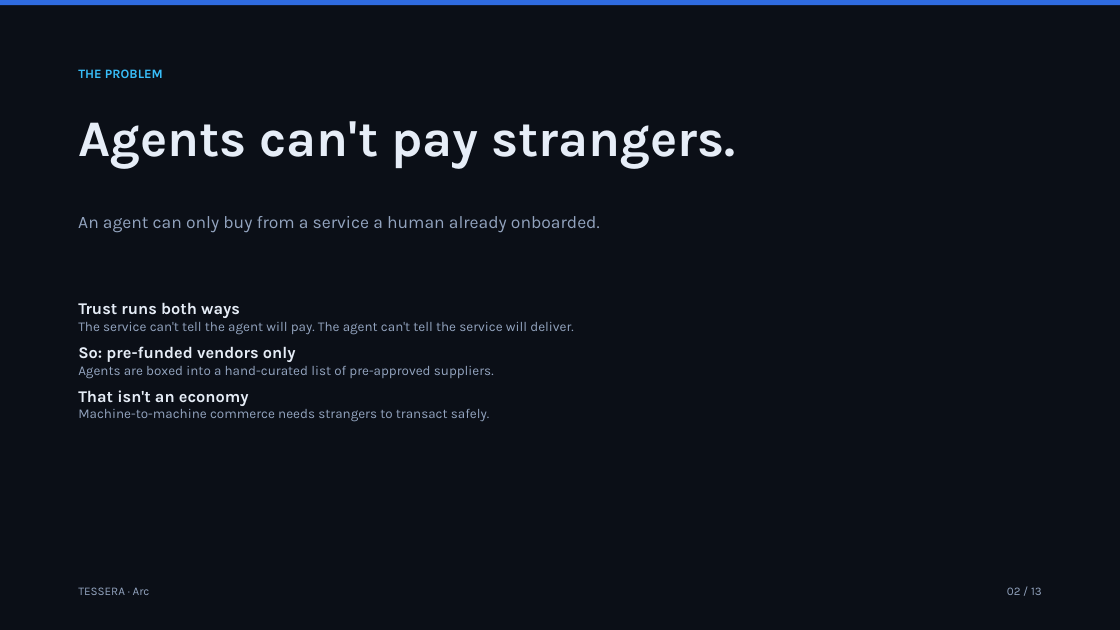
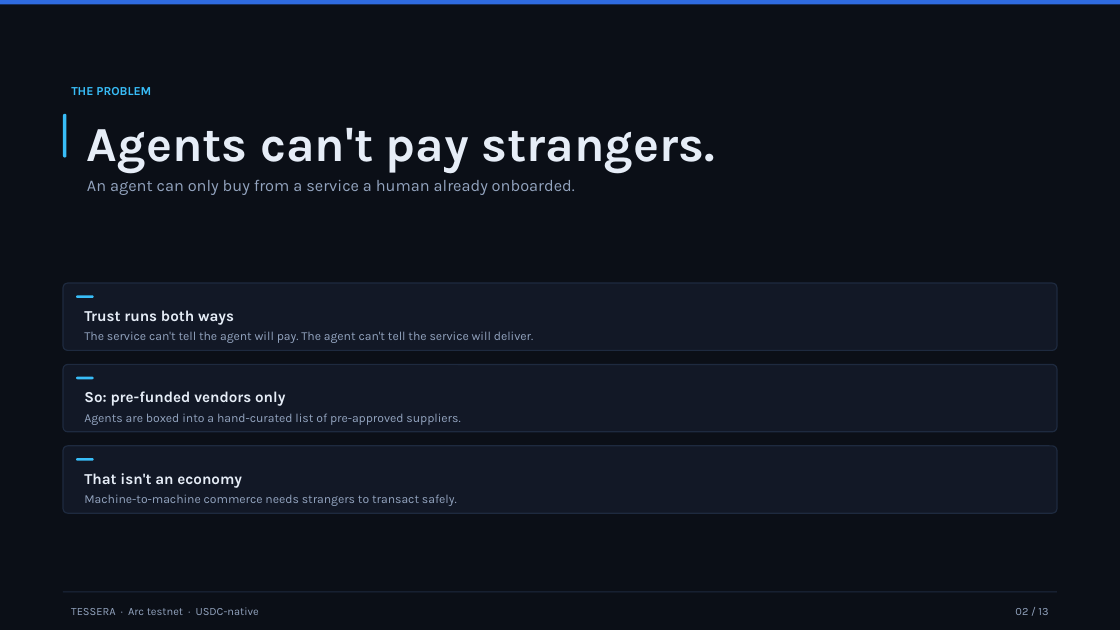
Before and after one commit to rgdtnhat/arc, a slide deck: slide 2 of docs/deck.pptx. Drawn at 1120x630 pixels with LibreOffice and Linux fonts; fonts in the diff are those of the drawing. Boxes give left, top, right and bottom in pixels: in the first picture for what was removed or moved away, otherwise in the second. Text is boxed around its words. In the diff, an @@ line names an element or a change of style, - is before the commit and + after.

```diff
--- a/docs/deck.pptx
+++ b/docs/deck.pptx
@@ text "THE PROBLEM": place and size @@
-text "THE PROBLEM" at <box>78,69,163,78</box>
+text "THE PROBLEM" at <box>71,87,151,95</box>
@@ text "THE PROBLEM" at <box>71,87,151,95</box>: size 11 to 10.5 pt @@
@@ rounded rectangle added at <box>63,113,66,157</box>, fill #38BDF8 @@
@@ text "Agents can't pay strangers.": place and size @@
-text "Agents can't pay strangers." at <box>78,121,736,169</box>
+text "Agents can't pay strangers." at <box>87,128,715,173</box>
@@ text "Agents can't pay strangers." at <box>87,128,715,173</box>: size 44 to 42 pt @@
@@ text "An agent can only buy ...": place and size @@
-text "An agent can only buy ..." at <box>78,216,600,233</box>
+text "An agent can only buy ..." at <box>87,180,575,195</box>
@@ text "An agent can only buy ..." at <box>87,180,575,195</box>: size 15 to 14 pt @@
@@ rounded rectangle added at <box>63,283,1057,350</box>, fill #121826, outline #1E2A3F 1 pt @@
@@ rounded rectangle added at <box>76,296,94,298</box>, fill #38BDF8 @@
@@ text at <box>78,302,573,334</box>: paragraphs removed @@
-Trust runs both ways
-The service can't tell the agent will pay. The agent can't tell the service will deliver.
@@ text added at <box>84,310,533,343</box>, 10.5 pt, text #93A4BF @@
+Trust runs both ways
+The service can't tell the agent will pay. The agent can't tell the service will deliver.
@@ rounded rectangle added at <box>63,365,1057,432</box>, fill #121826, outline #1E2A3F 1 pt @@
@@ text "So: pre-funded vendors only": place and size @@
-text "So: pre-funded vendors only" at <box>78,302,573,422</box>
+text "So: pre-funded vendors only" at <box>84,391,460,425</box>
@@ text "So: pre-funded vendors only" at <box>84,391,460,425</box>: size 14 to 13 pt in "So: pre-funded vendors only"; size 11.5 to 10.5 pt in "Agents are boxed into a hand-curated list ..."; less space between paragraphs; more space between paragraphs @@
@@ rounded rectangle added at <box>76,376,94,379</box>, fill #38BDF8 @@
@@ text at <box>78,390,489,422</box>: paragraphs removed @@
-That isn't an economy
-Machine-to-machine commerce needs strangers to transact safely.
@@ rounded rectangle added at <box>63,446,1057,513</box>, fill #121826, outline #1E2A3F 1 pt @@
@@ rounded rectangle added at <box>76,458,94,460</box>, fill #38BDF8 @@
@@ text added at <box>84,473,457,506</box>, 10.5 pt, text #93A4BF @@
+That isn't an economy
+Machine-to-machine commerce needs strangers to transact safely.
@@ rectangle added at <box>63,592,1057,592</box>, fill #1E2A3F @@
@@ text at <box>71,607,259,615</box>: text changed; size 10 to 9.5 pt @@
-TESSERA · Arc
+TESSERA · Arc testnet · USDC-native
@@ text "02 / 13": place and size @@
-text "02 / 13" at <box>1007,587,1042,595</box>
+text "02 / 13" at <box>1015,608,1048,615</box>
@@ text "02 / 13" at <box>1015,608,1048,615</box>: size 10 to 9.5 pt @@
```
Also in this commit, not shown: 12 other slides changed, 2 other files.
